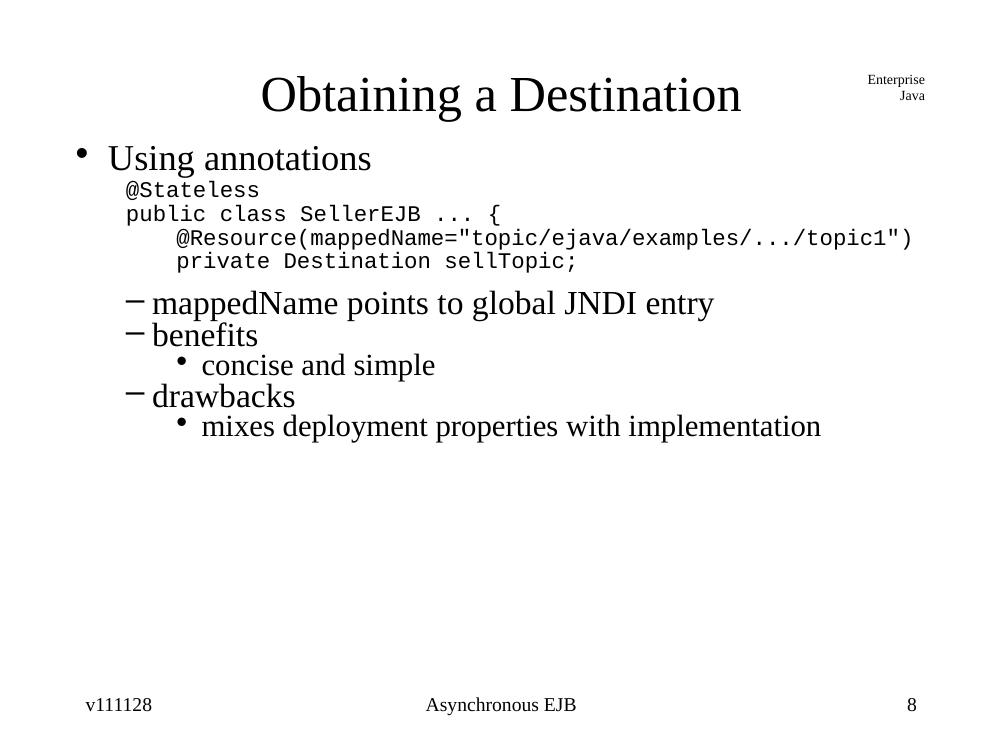
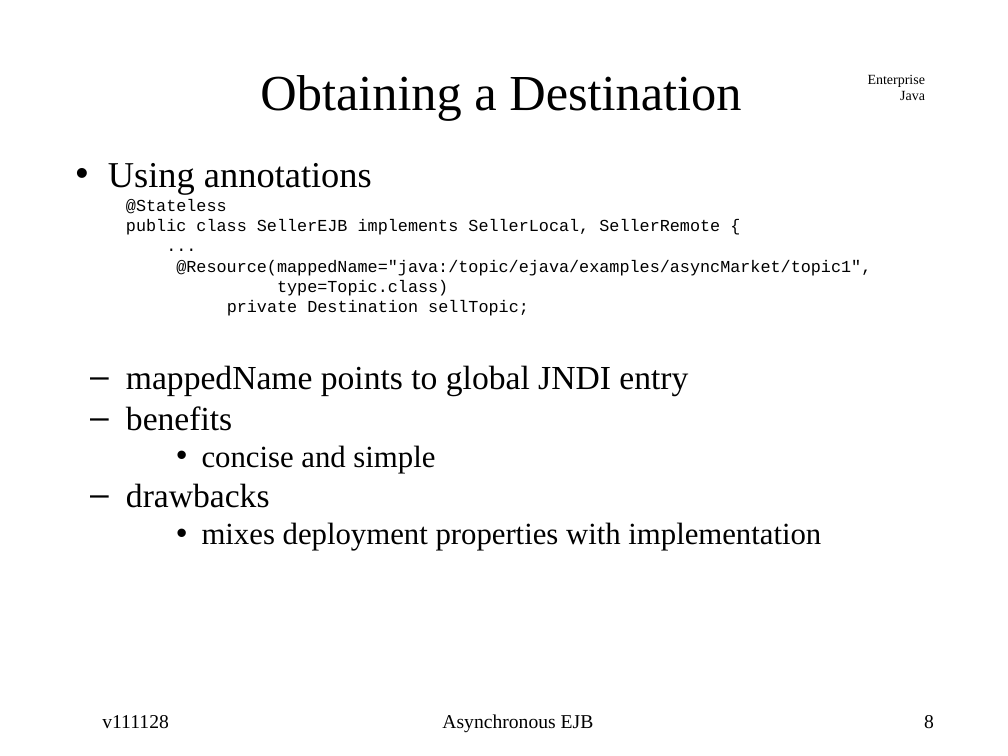
Before and after one commit to jcstaff/ejava-javaee, a slide deck: slide 8 of asyncEJB/src/site/resources/lectures/asyncEJB.ppt. Drawn at 1008x756 pixels with LibreOffice and Linux fonts; fonts in the diff are those of the drawing. Boxes give left, top, right and bottom in pixels: in the first picture for what was removed or moved away, otherwise in the second. Text is boxed around its words. In the diff, an @@ line names an element or a change of style, - is before the commit and + after.

Commit message:
added Async methods and updated EJB Timers

```diff
--- a/asyncEJB/src/site/resources/lectures/asyncEJB.ppt
+++ b/asyncEJB/src/site/resources/lectures/asyncEJB.ppt
@@ title "Obtaining a Destination" at (260, 75, 741, 121): line spacing 0.1 to 0.09 @@
@@ text at (108, 163, 821, 550): size 16 to 12 pt in "@Stateless", "private Destination sellTopic;"; line spacing 0.55 to 1; less space between paragraphs; indent changed; line spacing 0.56 to 1; list level 3 to 2 in "private Destination sellTopic;" @@
@@ text at (126, 219, 871, 296): text changed; size 16 to 12 pt @@
-  public class SellerEJB ... {
-    @Resource(mappedName="topic/ejava/examples/.../topic1")
+  public class SellerEJB implements SellerLocal, SellerRemote {
+  ...
+  @Resource(mappedName="java:/topic/ejava/examples/asyncMarket/topic1",
+  type=Topic.class)
@@ text "Asynchronous EJB" at (372, 714, 631, 730): size 14 to 24 pt, text colour #000000 to #FFFFFF @@
@@ text added at (86, 715, 204, 729), 24 pt, text #FFFFFF @@
+v121202
@@ text "v111128": place and size @@
-text "v111128" at (86, 698, 153, 712)
+text "v111128" at (102, 715, 169, 729)
@@ text added at (442, 714, 594, 733), 14 pt, text #000000 @@
+Asynchronous EJB
@@ page number: place and size @@
-page number at (907, 698, 917, 712)
+page number at (924, 715, 934, 729)
```
Also in this commit, not shown: 23 other slides changed, 12 slides added.
